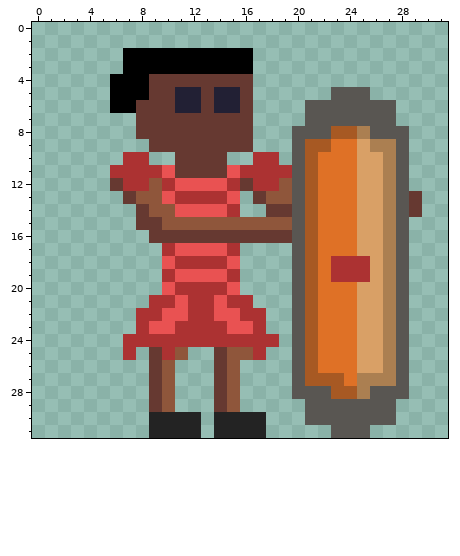
Two versions of one pixel-art file, Gladiator.aseprite. The picture above was drawn from the file before the commit.
32x32 pixels, 1 frame.
And afterwards:
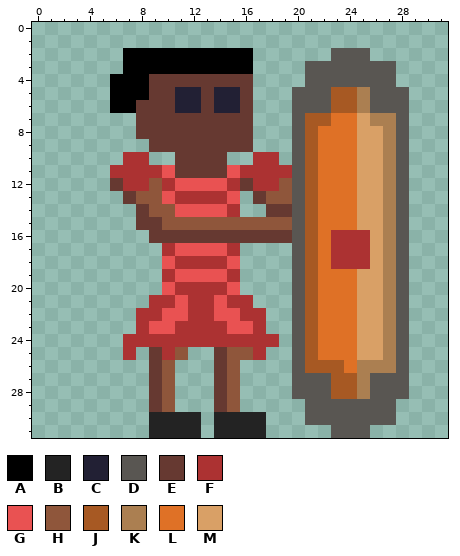
Palette (. is transparent): A #000000  B #232323  C #222034  D #595652  E #663931  F #ac3232  G #e95252  H #8f563b  J #a75923  K #ab7f51  L #df7126  M #d9a066
Difference:
layer "Shield" added
layer "Layer 1" removed
layer "Layer 2" removed
@@ x 18..30 @@
  1 .............
- 2 .............
- 3 .............
- 4 .............
- 5 .....DDD.....
- 6 ...DDDDDDD...
- 7 ...DDDDDDD...
- 8 ..DDDJJKDDD..
- 9 ..DJJLLMKKD..
+ 2 .....DDD.....
+ 3 ...DDDDDDD...
+ 4 ...DDDDDDD...
+ 5 ..DDDJJKDDD..
+ 6 ..DDDJJKDDD..
+ 7 ..DJJLLMKKD..
+ 8 ..DJLLLMMKD..
+ 9 ..DJLLLMMKD..
 10 F.DJLLLMMKD..
@@ x 21..31 @@
 12 JLLLMMKD...
-13 JLLLMMKDE..
-14 JLLLMMKDE..
+13 JLLLMMKD...
+14 JLLLMMKD...
 15 JLLLMMKD...
-16 JLLLMMKD...
-17 JLLLMMKD...
+16 JLFFFMKD...
+17 JLFFFMKD...
 18 JLFFFMKD...
-19 JLFFFMKD...
+19 JLLLMMKD...
 20 JLLLMMKD...
@@ x 19..29 @@
 25 .DJLLLMMKD.
-26 .DJLLLMMKD.
-27 .DJJJLKKKD.
+26 .DJJJLKKKD.
+27 .DDDJJKDDD.
 28 .DDDJJKDDD.
Boxes around the changes in both pictures, in picture pixels (x1, y1, x2, y2):
changed: (292, 48, 422, 282)
changed: (305, 360, 396, 386)
